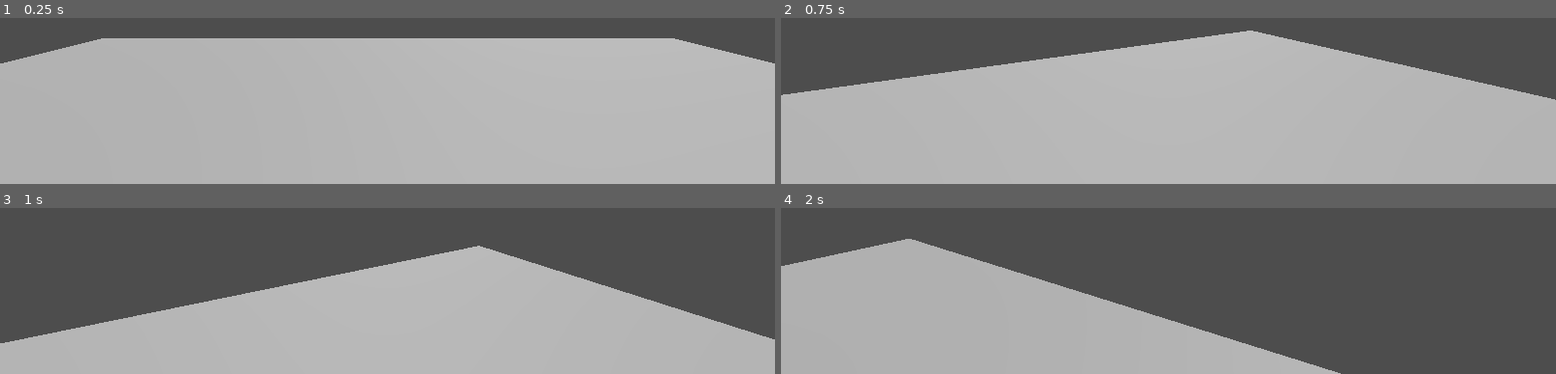
Above: before the commit, frames 1-4 (two rows, left to right).
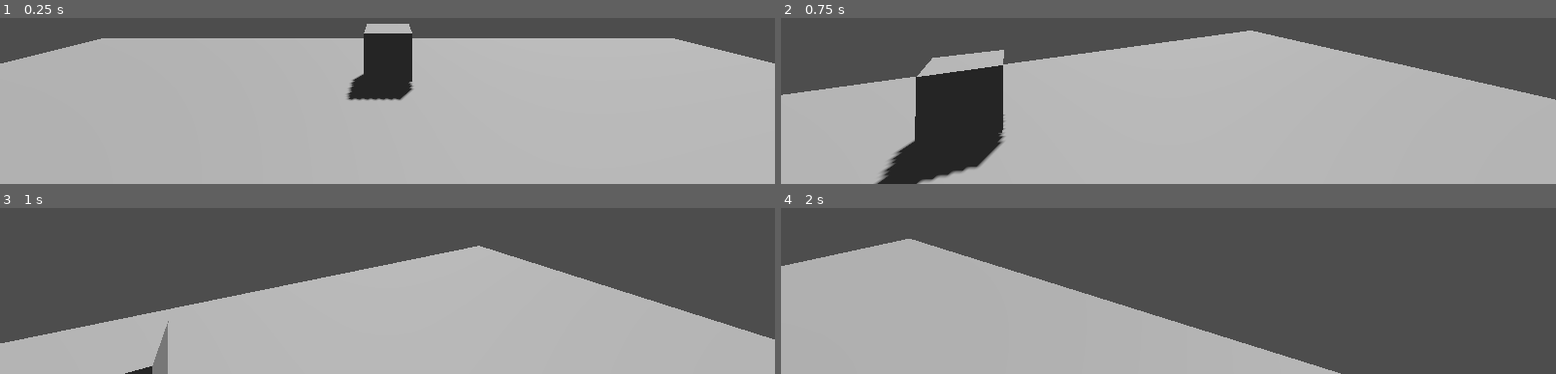
Above: after the commit, the same moments.

Repository: ttoppaladin/Taylor_Fps_Test
Game: Godot game, scene res://world.tscn
Two runs of this game, one before a commit and one after it. Both use one fixed random seed, a clock stepped at 60 frames per second and the inputs below.
Inputs (mouse positions are in pixels of both pictures, inside the frame that each line leads up to):
- Up to frame 1 (0.25 s): no input
- Up to frame 2 (0.75 s): tap Enter at 0.5 s; move the mouse to (outside the picture) at 0.52 s; hold W (Move_Forward) from 0.53 s (still down)
- Up to frame 3 (1 s): keep holding W (Move_Forward); tap Space (Jump) at 0.77 s
- Up to frame 4 (2 s): keep holding W (Move_Forward); move the mouse to (outside the picture) at 1.27 s; tap Space (Jump) at 1.52 s

The runs differ from the first frame. In frame 1, 3.1% of the frame differs, in the area x 44-54%, y 3-50%; in frame 2, 8.6%, in the area x 12-29%, y 19-100%; in frame 3, 0.5%; in frame 4, nothing differs.

Commit message:
Added Box
Added kevin's head

Diff:
--- a/world.tscn
+++ b/world.tscn
@@ -6,6 +6,8 @@
 [sub_resource type="Environment" id="Environment_d6wsq"]
 
 [sub_resource type="CameraAttributesPractical" id="CameraAttributesPractical_lkf8k"]
+
+[sub_resource type="BoxMesh" id="BoxMesh_u2k3r"]
 
 [node name="World" type="Node3D"]
 
@@ -21,3 +23,7 @@
 transform = Transform3D(1, 0, 0, 0, 1, 0, 0, 0, 1, -0.011797, 0.019326, -0.0131538)
 
 [node name="Ground" parent="." instance=ExtResource("2_1riy2")]
+
+[node name="MeshInstance3D" type="MeshInstance3D" parent="."]
+transform = Transform3D(1, 0, 0, 0, 1, 0, 0, 0, 1, 0, 0.631372, -6.33383)
+mesh = SubResource("BoxMesh_u2k3r")
Not shown: 1 places in world.tscn that only renumber resources
